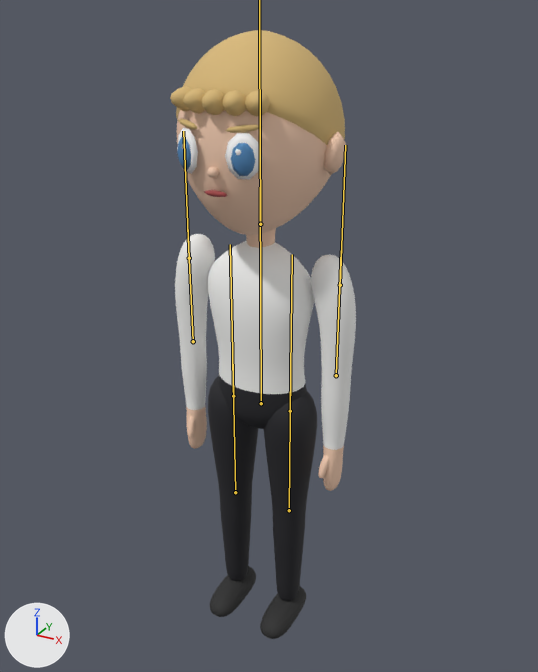
An edit to the glTF model models/trainers/georgie.glb, drawn before and after from the same camera.
Before and after are seen from a 50 mm camera at (0.744, -1.316, 1.432) aimed at (-0.022, 0.077, 0.735). Every picture has the same lights, and +X, +Y and +Z are marked at lower left. The first picture is the older version. The bones that bend it are drawn over the model as lines.

In view in the first picture: 'georgie'.
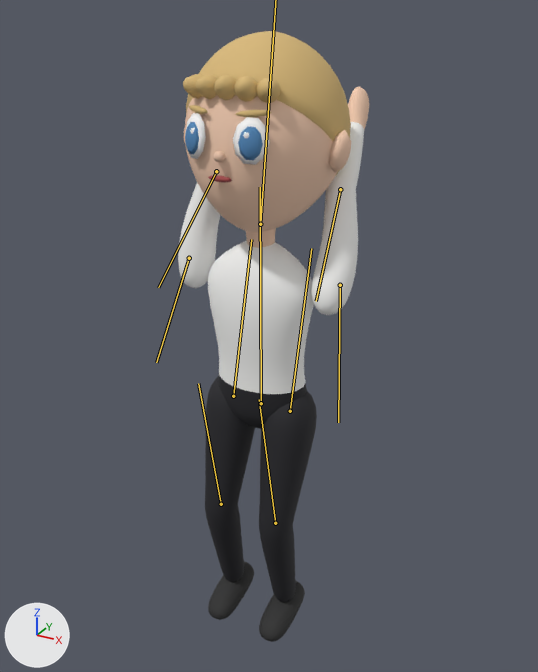
The newer file adds an action. The first version stands in its rest pose; the second is drawn at frame 0 of the action 'Cheer'.

What differs and where, as boxes (x1, y1, x2, y2) in the pictures (538 x 672 px):
'georgie', posed
    before: (170, 30, 356, 639)
    after: (178, 31, 369, 642)
bone 'hipL', root to tip
    before: (233, 396) to (230, 244)
    after: (233, 396) to (251, 239)
bone 'kneeL', root to tip
    before: (235, 492) to (232, 359)
    after: (221, 504) to (198, 383)
bone 'hipR', root to tip
    before: (290, 411) to (292, 254)
    after: (290, 411) to (311, 248)
bone 'kneeR', root to tip
    before: (289, 510) to (290, 373)
    after: (275, 523) to (259, 399)
bone 'shoulderL', root to tip
    before: (189, 258) to (183, 131)
    after: (189, 258) to (156, 362)
bone 'elbowL', root to tip
    before: (193, 341) to (187, 226)
    after: (216, 171) to (158, 287)
bone 'shoulderR', root to tip
    before: (340, 285) to (345, 145)
    after: (340, 285) to (338, 422)
bone 'elbowR', root to tip
    before: (336, 375) to (341, 250)
    after: (340, 189) to (316, 301)

What the commit changed:
Bone 'hipL' (bone_hipl) turns from (0, 0, 0) to (-14, 0, 0) degrees about its own x, y and z.
Bone 'kneeL' (bone_kneel) turns from (0, 0, 0) to (26, 0, 0) degrees about its own x, y and z.
Bone 'hipR' (bone_hipr) turns from (0, 0, 0) to (-14, 0, 0) degrees about its own x, y and z.
Bone 'kneeR' (bone_kneer) turns from (0, 0, 0) to (26, 0, 0) degrees about its own x, y and z.
Bone 'head' (bone_head) turns from (0, 0, 0) to (-9, 0, 0) degrees about its own x, y and z.
Bone 'shoulderL' (bone_shoulderl) turns from (0, 0, 0) to (172, 0, -17) degrees about its own x, y and z.
Bone 'elbowL' (bone_elbowl) turns from (0, 0, 0) to (-20, 0, 0) degrees about its own x, y and z.
Bone 'shoulderR' (bone_shoulderr) turns from (0, 0, 0) to (149, 0, 17) degrees about its own x, y and z.
Bone 'elbowR' (bone_elbowr) turns from (0, 0, 0) to (-20, 0, 0) degrees about its own x, y and z.
